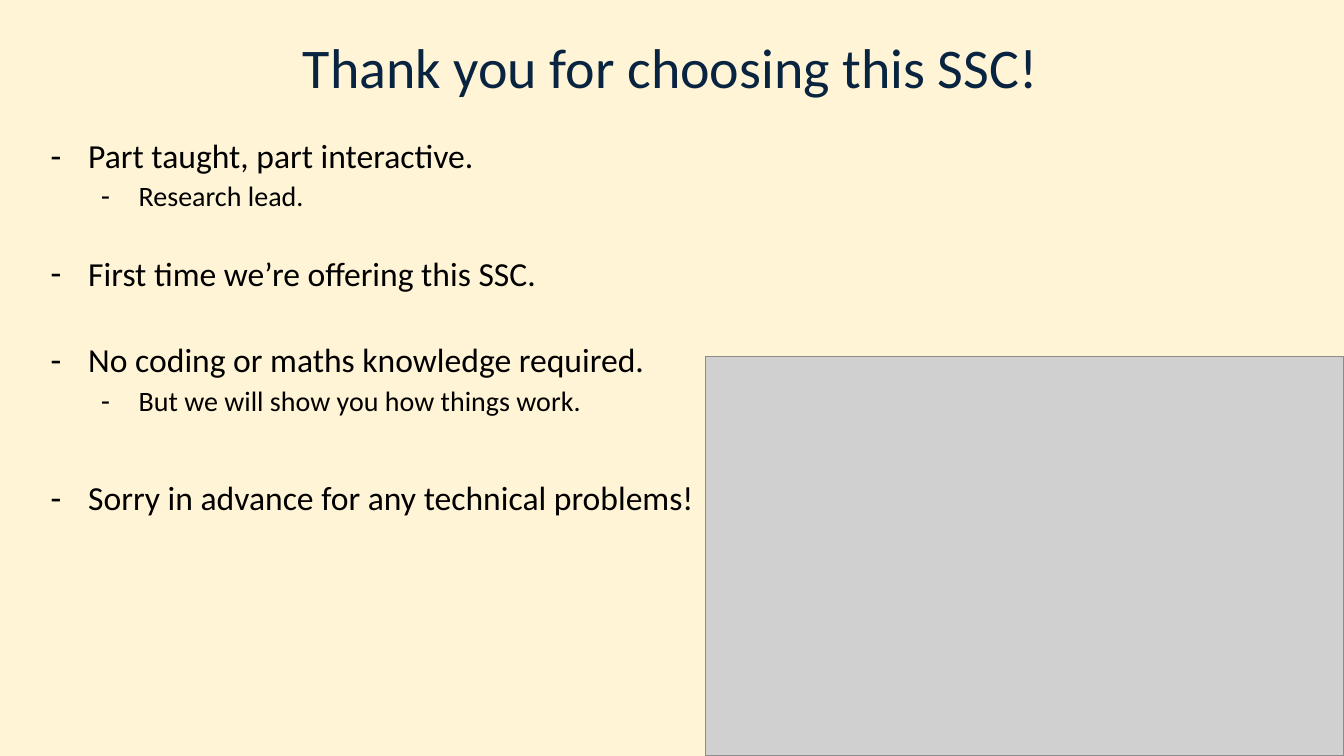
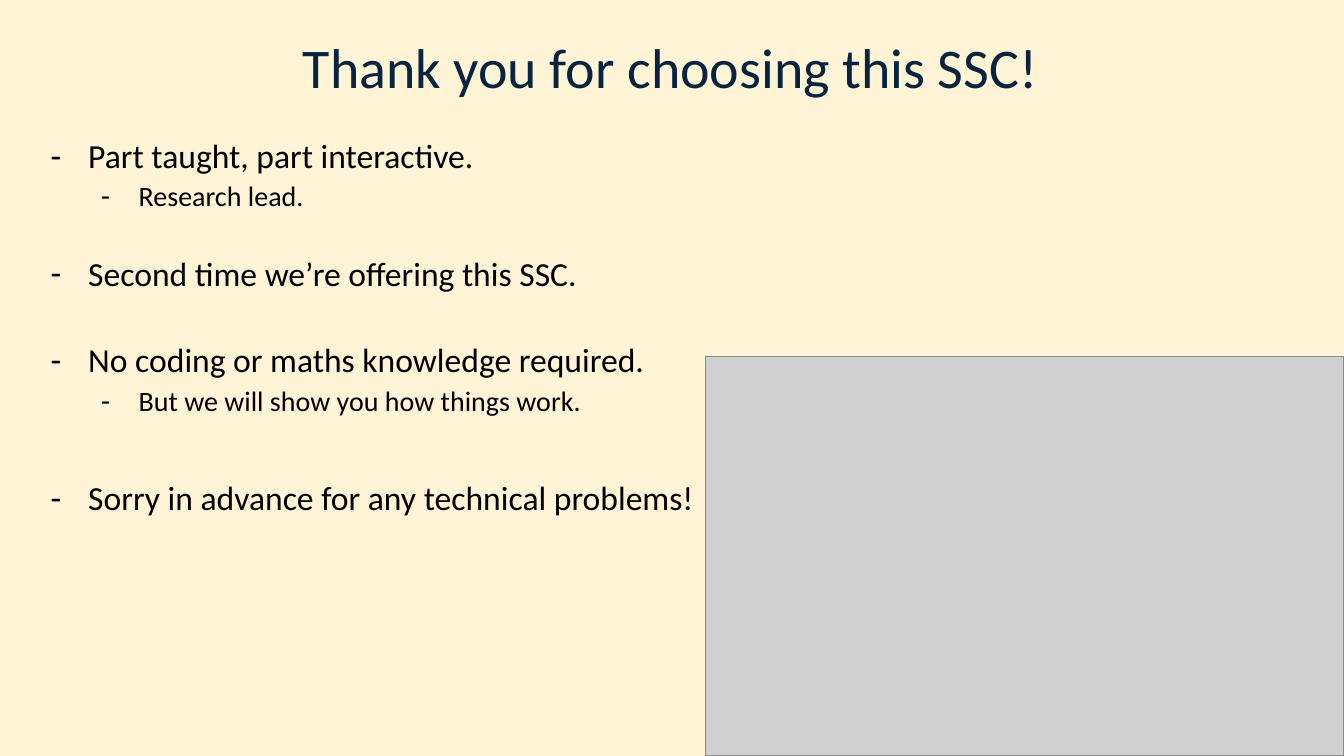
Before and after one commit to SiFTW/MitchellLabWebsite, a slide deck: slide 2 of content/post/teaching/Week1-Intro-SM.pptx. Drawn at 1344x756 pixels with LibreOffice and Linux fonts; fonts in the diff are those of the drawing; grey boxes stand for pictures; background and template pictures are left out. Boxes give left, top, right and bottom in pixels: in the first picture for what was removed or moved away, otherwise in the second. Text is boxed around its words. In the diff, an @@ line names an element or a change of style, - is before the commit and + after.

```diff
--- a/content/post/teaching/Week1-Intro-SM.pptx
+++ b/content/post/teaching/Week1-Intro-SM.pptx
@@ text at <box>88,262,576,292</box>: text changed @@
-– First time we’re offering this SSC.
+– Second time we’re offering this SSC.
```
